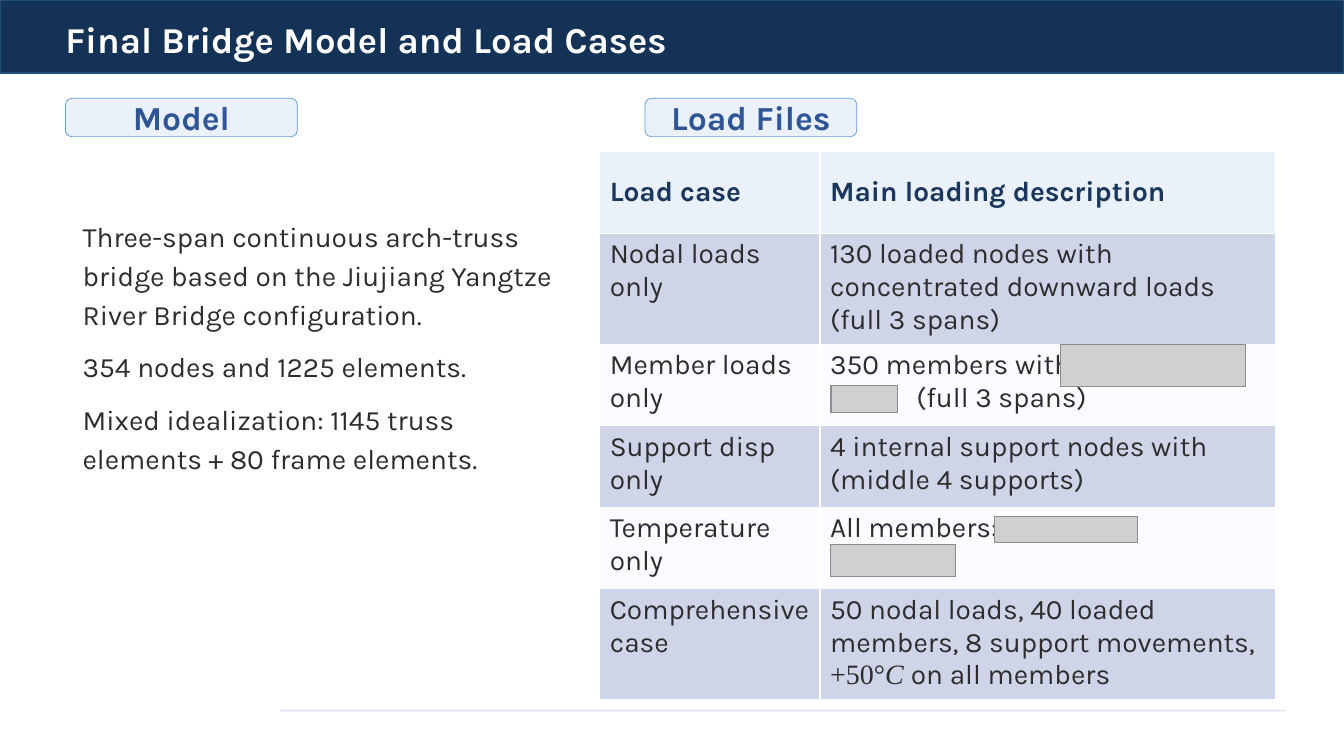
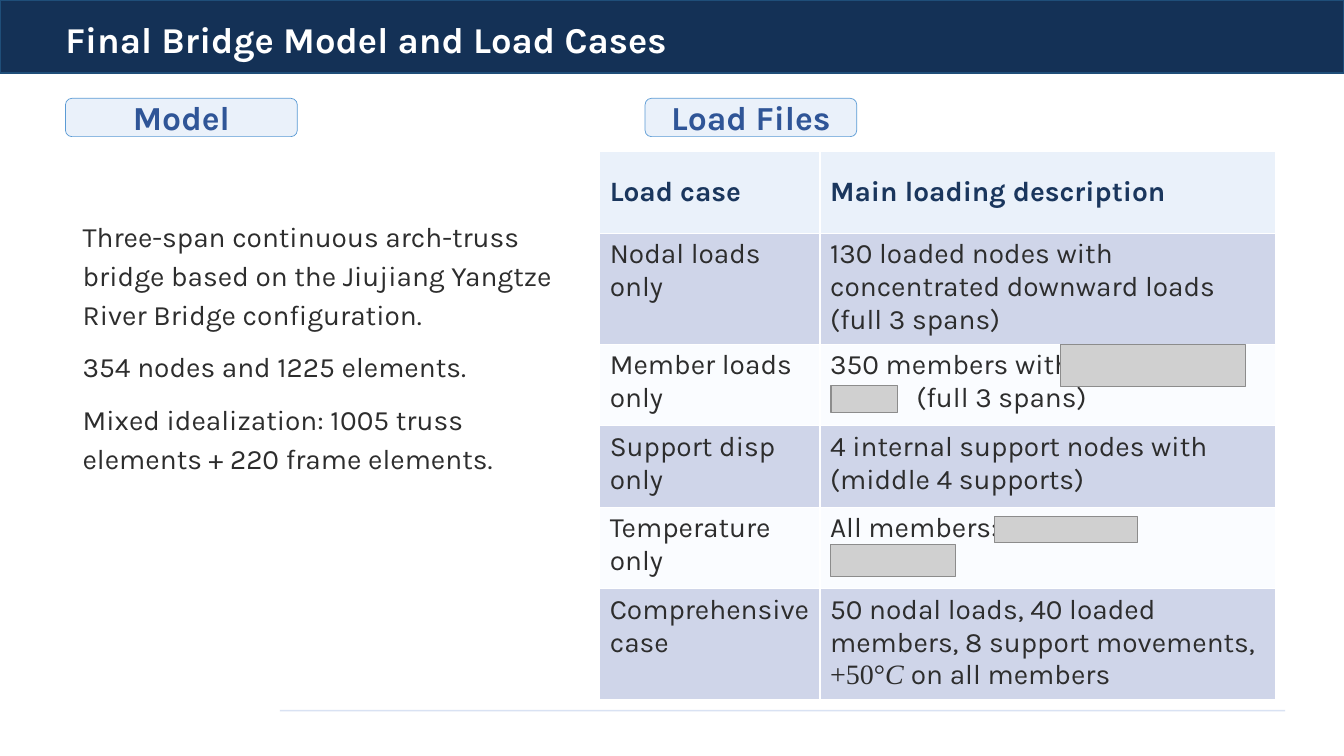
Before and after one commit to yousertin/MSA-Project, a slide deck: slide 10 of presentation/MSA_Project_Presentation.pptx. Drawn at 1344x756 pixels with LibreOffice and Linux fonts; fonts in the diff are those of the drawing; grey boxes stand for pictures; background and template pictures are left out. Boxes give left, top, right and bottom in pixels: in the first picture for what was removed or moved away, otherwise in the second. Text is boxed around its words. In the diff, an @@ line names an element or a change of style, - is before the commit and + after.

```diff
--- a/presentation/MSA_Project_Presentation.pptx
+++ b/presentation/MSA_Project_Presentation.pptx
@@ text at box(83, 410, 492, 470): text changed @@
-Mixed idealization: 1145 truss elements + 80 frame elements.
+Mixed idealization: 1005 truss elements + 220 frame elements.
```
Also in this commit, not shown: 3 other slides changed, 25 other files.
